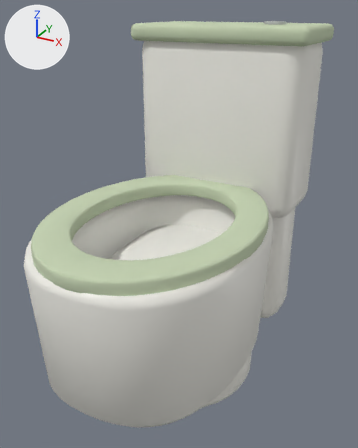
An edit to the Blender file assets-source/blender/one-piece-toilet.blend, drawn before and after from the same camera.
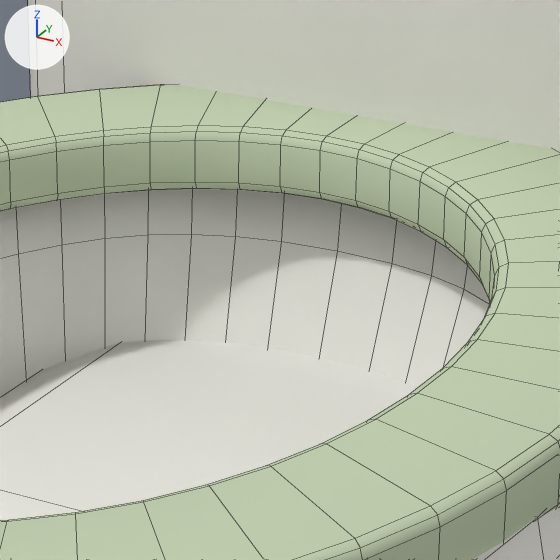
Each version appears first whole from a 50 mm camera at (0.449, -0.812, 0.768) aimed at (0.004, -0.001, 0.363), and next in a close-up on the part from 39% to 70% of the width and 35% to 60% of the height. The lights are fixed; the arrows at upper left show +X, +Y and +Z. The older version's two pictures come first. The close-ups show mesh edges as thin lines.

Names of what the first close-up shows: 'cistern', 'concealed_trapway', 'open_toilet_seat', 'toilet_bowl'.
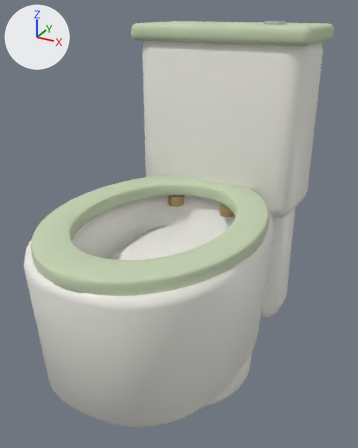
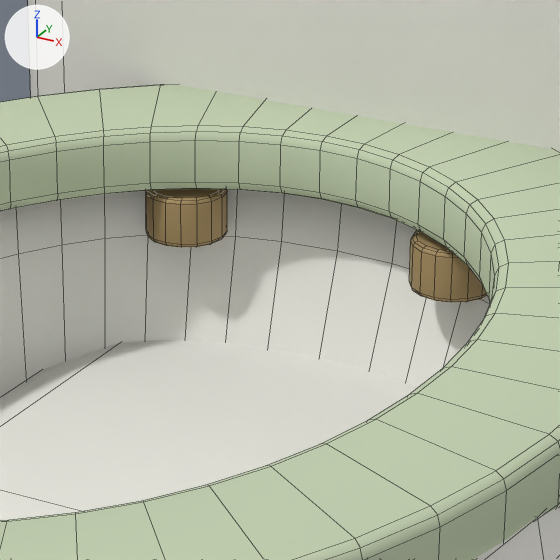
Location of each change, [x1, y1, x2, y2] in pixels of the close-ups (560 x 560 px):
'soft_close_seat_hinge', added (brown)
    after: [146, 189, 227, 247]
'soft_close_seat_hinge.001', added (brown)
    after: [409, 230, 487, 302]

Edits to the bpy script that builds the scene:
```text
Add mat_joinery_aged_brass:
    mat_joinery_aged_brass = principled_material('joinery-aged-brass')
    mat_joinery_aged_brass.base_color = (0.41, 0.29, 0.13)  # brown #ac9365
    mat_joinery_aged_brass.metallic = 0.35
    mat_joinery_aged_brass.roughness = 0.66
Add me_cone_145:
    me_cone_145.from_pydata(...)  # 96 vertices, 82 faces; spans x 0.046..0.082, y 0.0898..0.1269, z 0.3561..0.3789
    me_cone_145.polygons.foreach_set('use_smooth', [True] * 82)
    me_cone_145.materials.append(mat_joinery_aged_brass)  # brown #ac9365
Add me_cone_144:
    me_cone_144.from_pydata(...)  # 96 vertices, 82 faces; spans x -0.082..-0.046, y 0.0898..0.1269, z 0.3561..0.3789
    me_cone_144.polygons.foreach_set('use_smooth', [True] * 82)
    me_cone_144.materials.append(mat_joinery_aged_brass)  # brown #ac9365
Add ob_soft_close_seat_hinge_001:
    ob_soft_close_seat_hinge_001 = bpy.data.objects.new('soft_close_seat_hinge.001', me_cone_145)
    ob_soft_close_seat_hinge_001.location = (0.0, 0.0, 0.0)
Add ob_soft_close_seat_hinge:
    ob_soft_close_seat_hinge = bpy.data.objects.new('soft_close_seat_hinge', me_cone_144)
    ob_soft_close_seat_hinge.location = (0.0, 0.0, 0.0)
```
